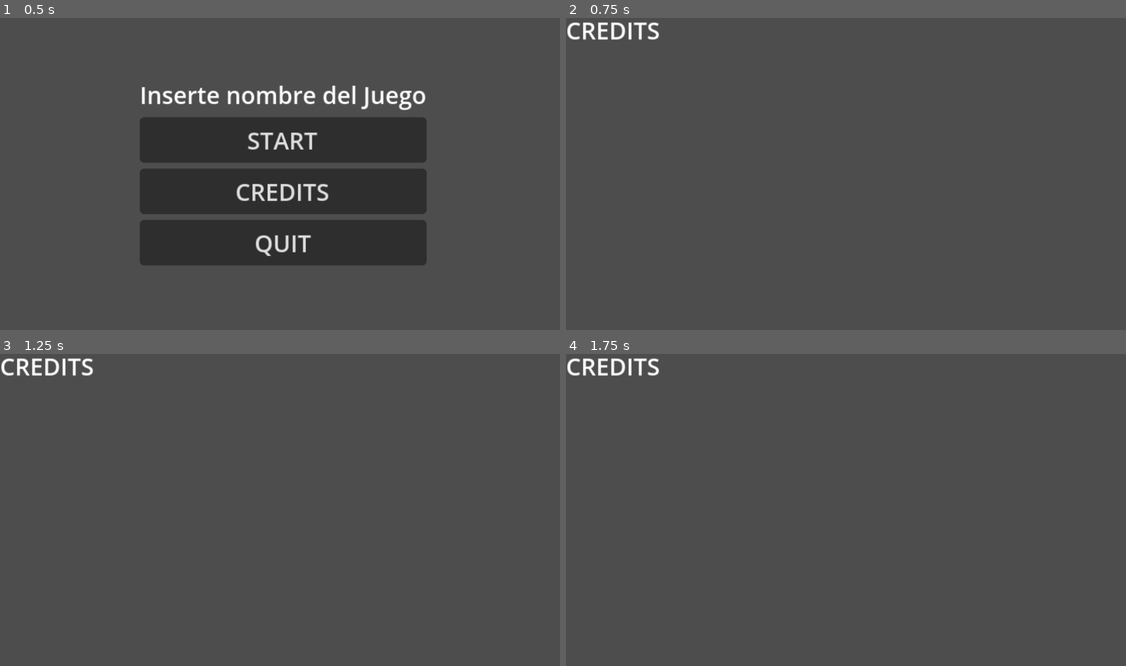
Above: before the commit, frames 1-4 (two rows, left to right).
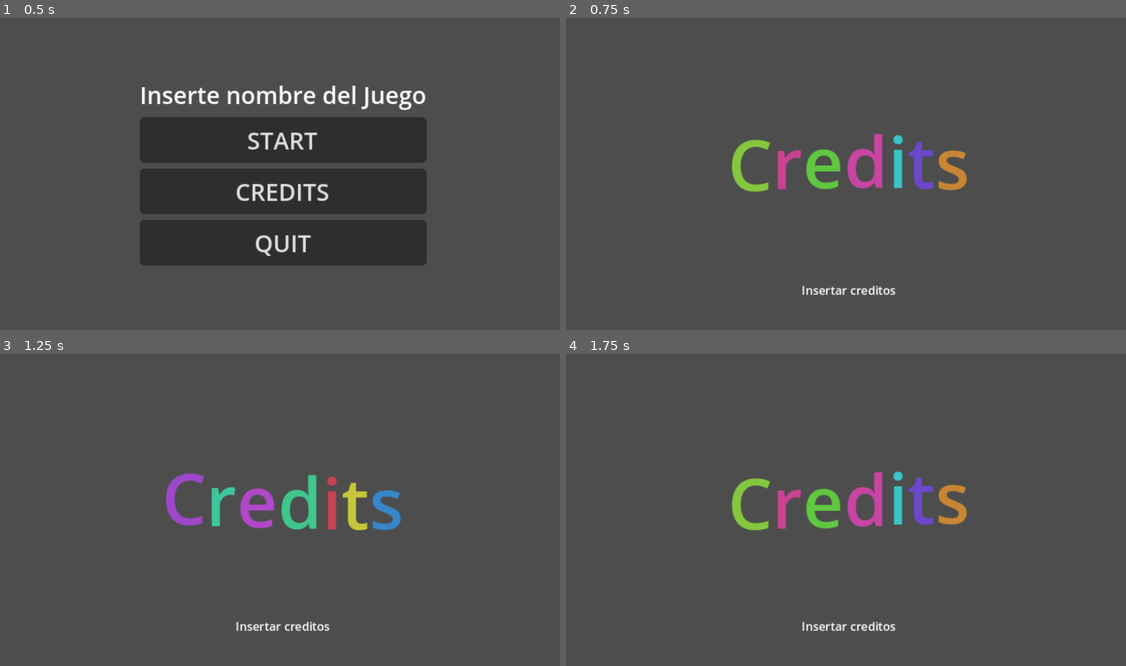
Above: after the commit, the same moments.

Repository: Cisterna-O/Juego-Proyecto-Raise-the-Sun-Interactive
Game: Godot game, scene res://scenes/main_menu.tscn
Same seed, same stepped clock (60 frames per second), same inputs: the game is played once before the commit and once after it. The engine's default icon, where the game draws it, is replaced by a stand-in: a white triangle on a blue panel in a dark square.
Inputs:
- Up to frame 1 (0.5 s): no input
- Up to frame 2 (0.75 s): click "CREDITS" at 0.5 s
- Up to frame 3 (1.25 s): no input
- Up to frame 4 (1.75 s): hold Right (move_right, bound only after the commit) from 1.28 s (still down); tap Space (jump, bound only after the commit) at 1.35, 1.52 s

Frame 1 is identical in both runs. In frame 2, 3.4% of the frame differs, in the area x 0-72%, y 1-89%; in frame 3, 3.4%; in frame 4, 3.4%.

Commit message:
Player agregado y correcciones de texto

Diff:
--- a/raise-the-sun-interactive-juego/project.godot
+++ b/raise-the-sun-interactive-juego/project.godot
@@ -30,3 +30,22 @@
 "events": [Object(InputEventKey,"resource_local_to_scene":false,"resource_name":"","device":-1,"window_id":0,"alt_press …(195 unchanged characters)…
 ]
 }
+jump={
+"deadzone": 0.2,
+"events": [Object(InputEventKey,"resource_local_to_scene":false,"resource_name":"","device":-1,"window_id":0,"alt_pressed":false,"shift_pressed":false,"ctrl_pressed":false,"meta_pressed":false,"pressed":false,"keycode":0,"physical_keycode":32,"key_label":0,"unicode":32,"location":0,"echo":false,"script":null)
+, Object(InputEventKey,"resource_local_to_scene":false,"resource_name":"","device":-1,"window_id":0,"alt_pressed":false,"shift_pressed":false,"ctrl_pressed":false,"meta_pressed":false,"pressed":false,"keycode":0,"physical_keycode":4194320,"key_label":0,"unicode":0,"location":0,"echo":false,"script":null)
+, Object(InputEventKey,"resource_local_to_scene":false,"resource_name":"","device":-1,"window_id":0,"alt_pressed":false,"shift_pressed":false,"ctrl_pressed":false,"meta_pressed":false,"pressed":false,"keycode":0,"physical_keycode":87,"key_label":0,"unicode":119,"location":0,"echo":false,"script":null)
+]
+}
+move_left={
+"deadzone": 0.2,
+"events": [Object(InputEventKey,"resource_local_to_scene":false,"resource_name":"","device":-1,"window_id":0,"alt_pressed":false,"shift_pressed":false,"ctrl_pressed":false,"meta_pressed":false,"pressed":false,"keycode":0,"physical_keycode":4194319,"key_label":0,"unicode":0,"location":0,"echo":false,"script":null)
+, Object(InputEventKey,"resource_local_to_scene":false,"resource_name":"","device":-1,"window_id":0,"alt_pressed":false,"shift_pressed":false,"ctrl_pressed":false,"meta_pressed":false,"pressed":false,"keycode":0,"physical_keycode":65,"key_label":0,"unicode":97,"location":0,"echo":false,"script":null)
+]
+}
+move_right={
+"deadzone": 0.2,
+"events": [Object(InputEventKey,"resource_local_to_scene":false,"resource_name":"","device":-1,"window_id":0,"alt_pressed":false,"shift_pressed":false,"ctrl_pressed":false,"meta_pressed":false,"pressed":false,"keycode":0,"physical_keycode":4194321,"key_label":0,"unicode":0,"location":0,"echo":false,"script":null)
+, Object(InputEventKey,"resource_local_to_scene":false,"resource_name":"","device":-1,"window_id":0,"alt_pressed":false,"shift_pressed":false,"ctrl_pressed":false,"meta_pressed":false,"pressed":false,"keycode":0,"physical_keycode":68,"key_label":0,"unicode":100,"location":0,"echo":false,"script":null)
+]
+}
--- a/raise-the-sun-interactive-juego/scenes/credits.tscn
+++ b/raise-the-sun-interactive-juego/scenes/credits.tscn
@@ -18,4 +18,14 @@
 anchor_bottom = 1.0
 grow_horizontal = 2
 grow_vertical = 2
-text = "CREDITS"
+bbcode_enabled = true
+text = "
+
+
+[center][wave][rainbow][font_size=48]Credits[/font_size][/rainbow][/wave]
+
+[font_size=8]
+
+Insertar creditos
+
+[/font_size][/center]"
--- a/raise-the-sun-interactive-juego/scenes/hito_1.tscn
+++ b/raise-the-sun-interactive-juego/scenes/hito_1.tscn
@@ -1,6 +1,7 @@
-[gd_scene load_steps=4 format=3 uid="uid://b3184iywoweiu"]
+[gd_scene load_steps=5 format=3 uid="uid://b3184iywoweiu"]
 
 [ext_resource type="PackedScene" uid="uid://bla1n0p6h7k8e" path="res://scenes/pause_menu.tscn" id="1_0h1ha"]
+[ext_resource type="PackedScene" uid="uid://swn07m8nqbgw" path="res://scenes/player.tscn" id="1_wq1nc"]
 
 [sub_resource type="WorldBoundaryShape2D" id="WorldBoundaryShape2D_wq1nc"]
 
@@ -18,5 +19,8 @@
 rotation = 1.5707964
 shape = SubResource("WorldBoundaryShape2D_4typ4")
 
+[node name="Player" parent="." instance=ExtResource("1_wq1nc")]
+
 [node name="PauseMenu" parent="." instance=ExtResource("1_0h1ha")]
 process_mode = 3
+visible = false
--- a/raise-the-sun-interactive-juego/scenes/main_menu.tscn
+++ b/raise-the-sun-interactive-juego/scenes/main_menu.tscn
@@ -27,6 +27,7 @@
 
 [node name="TitleLabel" type="Label" parent="VBoxContainer"]
 layout_mode = 2
+size_flags_horizontal = 4
 text = "Inserte nombre del Juego"
 
 [node name="StartButton" type="Button" parent="VBoxContainer"]
--- a/raise-the-sun-interactive-juego/scenes/pause_menu.tscn
+++ b/raise-the-sun-interactive-juego/scenes/pause_menu.tscn
@@ -1,6 +1,9 @@
-[gd_scene load_steps=2 format=3 uid="uid://bla1n0p6h7k8e"]
+[gd_scene load_steps=3 format=3 uid="uid://bla1n0p6h7k8e"]
 
 [ext_resource type="Script" uid="uid://8lc1s222bwx3" path="res://scenes/pause_menu.gd" id="1_n87rw"]
+
+[sub_resource type="LabelSettings" id="LabelSettings_n87rw"]
+font_size = 32
 
 [node name="PauseMenu" type="CanvasLayer"]
 script = ExtResource("1_n87rw")
@@ -26,20 +29,22 @@
 
 [node name="TitleLabel" type="Label" parent="PanelContainer/MarginContainer/VBoxContainer"]
 layout_mode = 2
-text = "Pause Menu"
+size_flags_horizontal = 4
+text = "PAUSE"
+label_settings = SubResource("LabelSettings_n87rw")
 
 [node name="ContinueButton" type="Button" parent="PanelContainer/MarginContainer/VBoxContainer"]
 layout_mode = 2
-text = "CONTINUE"
+text = "Continue"
 
 [node name="RetryButton" type="Button" parent="PanelContainer/MarginContainer/VBoxContainer"]
 layout_mode = 2
-text = "RETRY"
+text = "Retry"
 
 [node name="MainMenuButton" type="Button" parent="PanelContainer/MarginContainer/VBoxContainer"]
 layout_mode = 2
-text = "MAIN MENU"
+text = "Main Menu"
 
 [node name="QuitButton" type="Button" parent="PanelContainer/MarginContainer/VBoxContainer"]
 layout_mode = 2
-text = "QUIT"
+text = "Quit"
--- /dev/null
+++ b/raise-the-sun-interactive-juego/scenes/player.gd
@@ -0,0 +1,83 @@
+class_name Player
+extends CharacterBody2D
+
+@export var max_speed = 300
+@export var jump_speed = 200
+@export var gravity = 500
+@export var acceleration = 1000
+
+var was_on_floor = false
+var is_dead := false
+
+@onready var sprite_2d: Sprite2D = $Sprite2D
+@onready var collision_shape_2d: CollisionShape2D = $CollisionShape2D
+
+
+func _ready() -> void:
+	#coyote_timer.timeout.connect(_on_coyote_timeout)
+	#for hitbox in get_tree().get_nodes_in_group("Hitboxes"):
+	#	hitbox.damage_dealt.connect(_on_damage_dealt)
+	pass
+
+func _physics_process(delta: float) -> void:
+	if not is_on_floor():
+		velocity.y += gravity * delta
+	if (is_on_floor() ) and Input.is_action_just_pressed("jump"): #or not coyote_timer.is_stopped()
+
+		velocity.y = -jump_speed
+		was_on_floor = false
+
+	var move_input = Input.get_axis("move_left", "move_right")
+	velocity.x = move_toward(velocity.x, move_input * max_speed, acceleration * delta)
+	move_and_slide()
+
+	#if ray_cast_2d.is_colliding():
+
+	#if was_on_floor and not is_on_floor():
+	#	coyote_timer.start()
+	#if is_on_floor():
+	#	coyote_timer.stop()
+	was_on_floor = is_on_floor()
+
+	#animation
+
+#	if is_on_floor():
+#		if move_input:
+#			pivot.scale.x = sign(move_input)
+
+#		if move_input or (velocity.x) > 10:
+#			playback.travel("run")
+#		else:
+#			playback.travel("idle")
+
+#	else:
+#		if velocity.y < 0:
+#			playback.travel("jump")
+#		else:
+#			playback.travel("fall")
+
+
+#func take_damage(damage):
+#	if is_dead: return
+#	is_dead = true
+
+#	sprite.visible = false
+#	collision_main.disabled = true
+#	collision_hitbox.disabled = true
+#	collision_hurtbox.disabled = true
+
+#	audio_death_player.play()
+#	audio_death_player.finished.connect(_on_death_finished, CONNECT_ONE_SHOT)
+
+func _on_death_finished():
+	queue_free()
+
+func _on_damage_dealt():
+	velocity.y = -jump_speed
+#	audio_jump_player.play()
+
+
+
+
+func _on_coyote_timeout():
+	pass
--- /dev/null
+++ b/raise-the-sun-interactive-juego/scenes/player.tscn
@@ -0,0 +1,21 @@
+[gd_scene load_steps=4 format=3 uid="uid://swn07m8nqbgw"]
+
+[ext_resource type="Texture2D" uid="uid://bo6wuqdblsffr" path="res://icon.svg" id="1_3vyb7"]
+[ext_resource type="Script" uid="uid://b6gnkte75t771" path="res://scenes/player.gd" id="1_g2els"]
+
+[sub_resource type="RectangleShape2D" id="RectangleShape2D_g2els"]
+size = Vector2(9, 11)
+
+[node name="Player" type="CharacterBody2D"]
+script = ExtResource("1_g2els")
+
+[node name="CollisionShape2D" type="CollisionShape2D" parent="."]
+position = Vector2(73.5, 198.5)
+shape = SubResource("RectangleShape2D_g2els")
+
+[node name="pivot" type="Node2D" parent="."]
+
+[node name="Sprite2D" type="Sprite2D" parent="pivot"]
+position = Vector2(73.5, 198.5)
+scale = Vector2(0.08593747, 0.101562515)
+texture = ExtResource("1_3vyb7")
Not shown, added: raise-the-sun-interactive-juego/scenes/player.gd.uid
